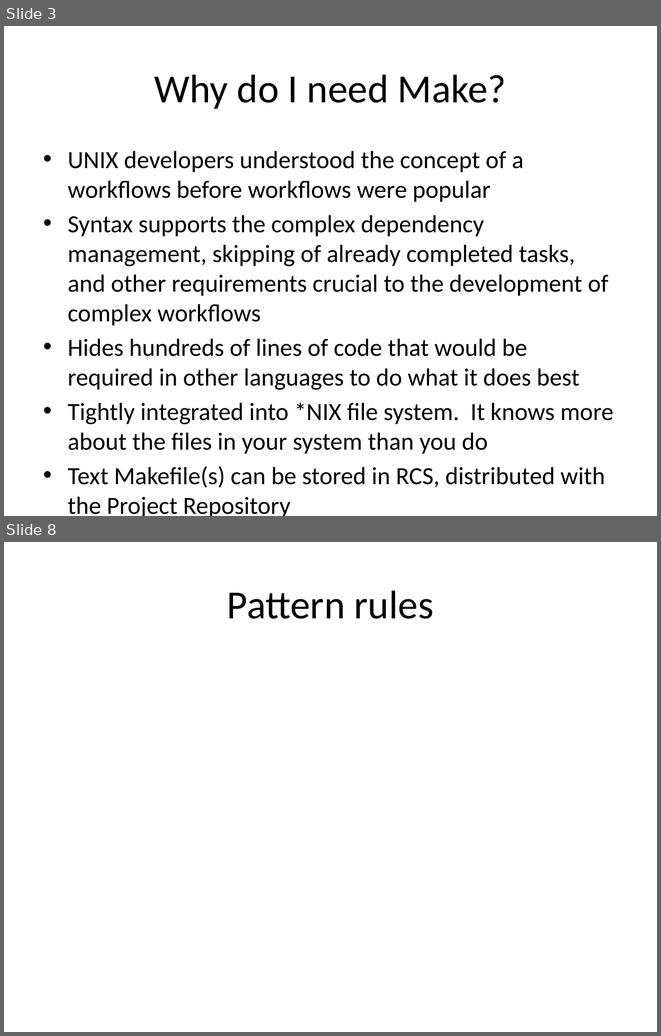
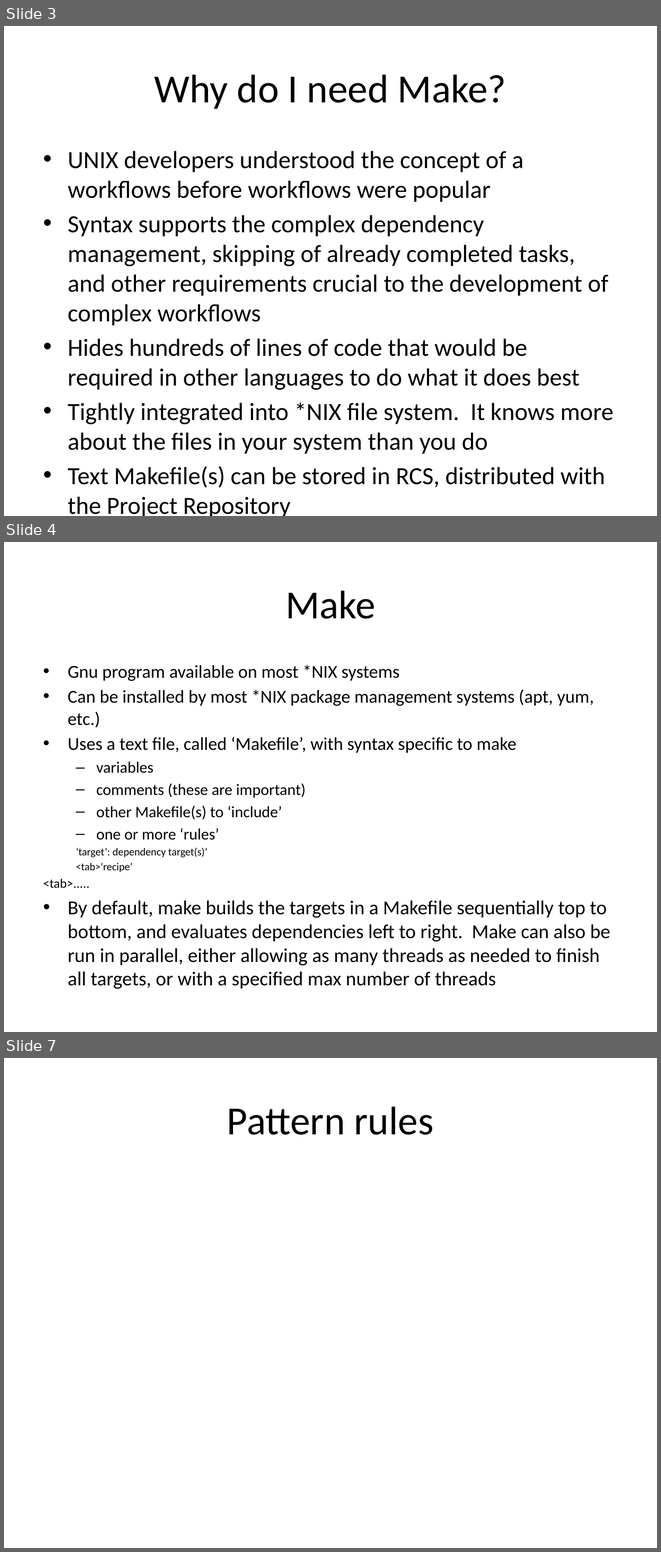
Before and after one commit to rvosa/ngs-workflows, a slide deck: doc/slides/day3/session2/Make.pptx. Shown one above the other, each under a label of ours: slides 3 and 8 before the commit, slides 3, 4 and 7 after it; the slides between them are not shown. The pictures are 661x1036 and 661x1552 pixels, drawn with LibreOffice and Linux fonts; fonts in the diff are those of the drawing. Boxes give left, top, right and bottom in pixels: in the first picture for what was removed or moved away, otherwise in the second. Text is boxed around its words. In the diff, an @@ line names an element or a change of style, - is before the commit and + after.

Commit message:
TODO: answer questions, and discuss pattern rules

```diff
--- a/doc/slides/day3/session2/Make.pptx
+++ b/doc/slides/day3/session2/Make.pptx
@@ slide 4 added at (x1=4, y1=542, x2=657, y2=1032), background #FFFFFF @@
@@ title added at (x1=285, y1=590, x2=376, y2=619), 44 pt, text #000000 @@
+Make
@@ text added at (x1=43, y1=664, x2=610, y2=989), 21.8 pt, text #000000 @@
+• Gnu program available on most *NIX systems
+• Can be installed by most *NIX package management systems (apt, yum, etc.)
+• Uses a text file, called ‘Makefile’, with syntax specific to make
+  – variables
+  – comments (these are important)
+  – other Makefile(s) to ‘include’
+  – one or more ‘rules’
+  ‘target’: dependency target(s)’
+  <tab>‘recipe’
+<tab>.....
+• By default, make builds the targets in a Makefile sequentially top to bottom, and evaluates dependencies left to right. Make can also be run in parallel, either allowing as many threads as needed to finish all targets, or with a specified max number of threads
@@ what was slide 8 is now slide 7 @@
```
Also in this commit, not shown: 2 slides changed, 3 other slides added, 4 slides removed.
